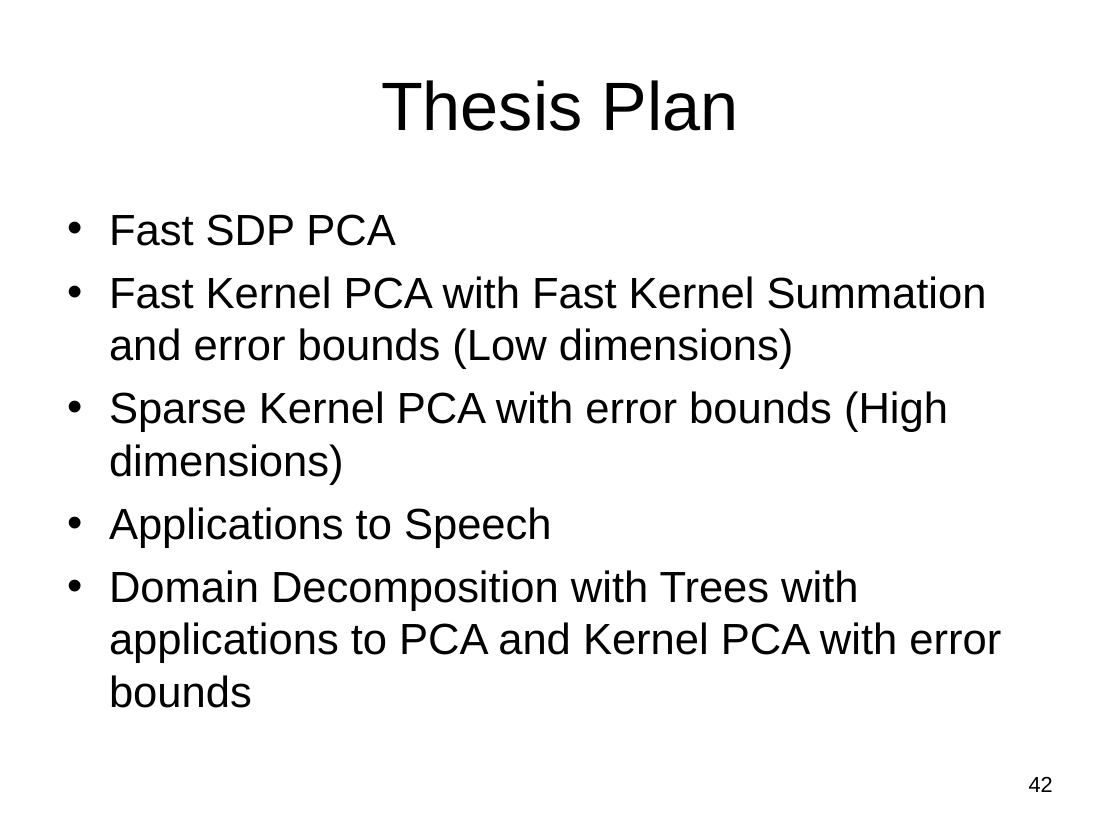
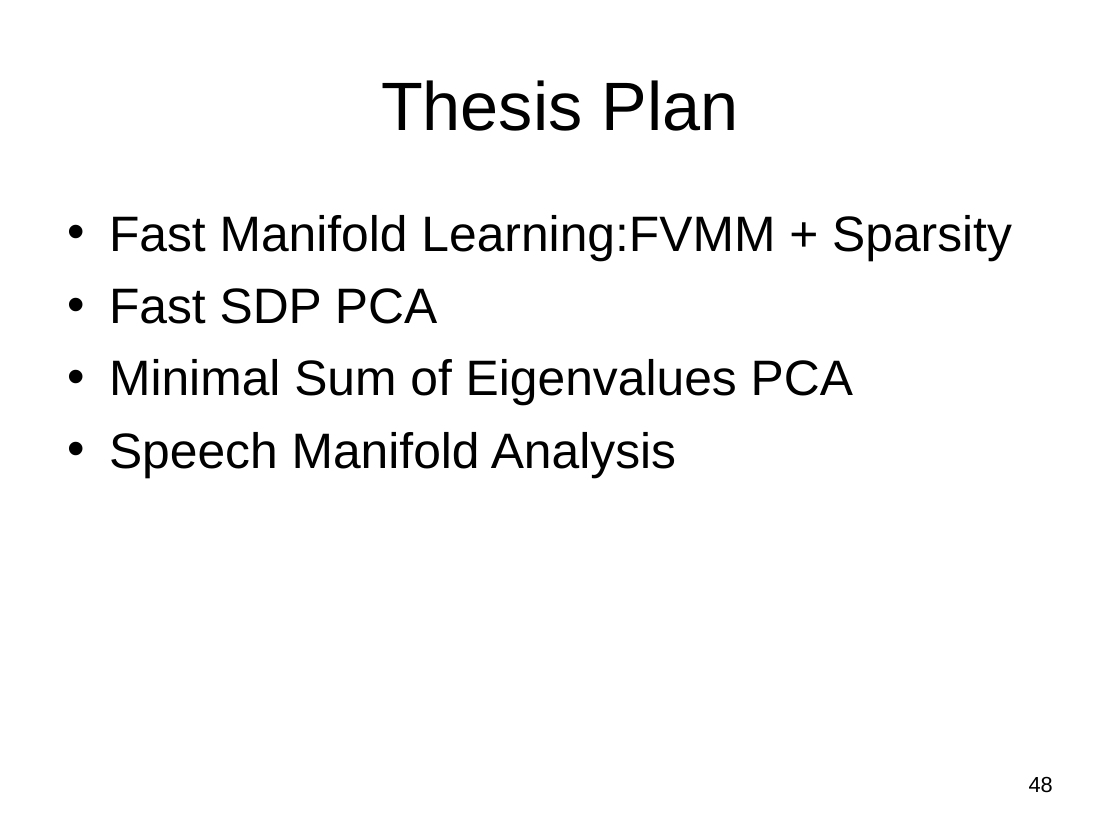
Before and after one commit to subailong/mlpack, a slide deck: slide 48 of fastlib/u/nvasil/docs/proposal/proposal.ppt (slide 42 before the commit). Drawn at 1120x840 pixels with LibreOffice and Linux fonts; fonts in the diff are those of the drawing. Boxes give left, top, right and bottom in pixels: in the first picture for what was removed or moved away, otherwise in the second. Text is boxed around its words. In the diff, an @@ line names an element or a change of style, - is before the commit and + after.

```diff
--- a/fastlib/u/nvasil/docs/proposal/proposal.ppt
+++ b/fastlib/u/nvasil/docs/proposal/proposal.ppt
@@ text at [109, 215, 1012, 261]: paragraph added @@
+• Fast Manifold Learning:FVMM + Sparsity
@@ text at [109, 288, 437, 324]: size 28 to 32 pt in "Fast SDP PCA"; more space between paragraphs @@
@@ text at [109, 359, 853, 478]: text changed; size 28 to 32 pt @@
-• Fast Kernel PCA with Fast Kernel Summation and error bounds (Low dimensions)
-• Sparse Kernel PCA with error bounds (High dimensions)
-• Applications to Speech
-• Domain Decomposition with Trees with applications to PCA and Kernel PCA with error bounds
+• Minimal Sum of Eigenvalues PCA
+• Speech Manifold Analysis
@@ page number at [1029, 776, 1053, 793]: text changed @@
-42
+48
```
Also in this commit, not shown: 23 other slides changed, 8 slides added, 2 slides removed, 2 other files.
